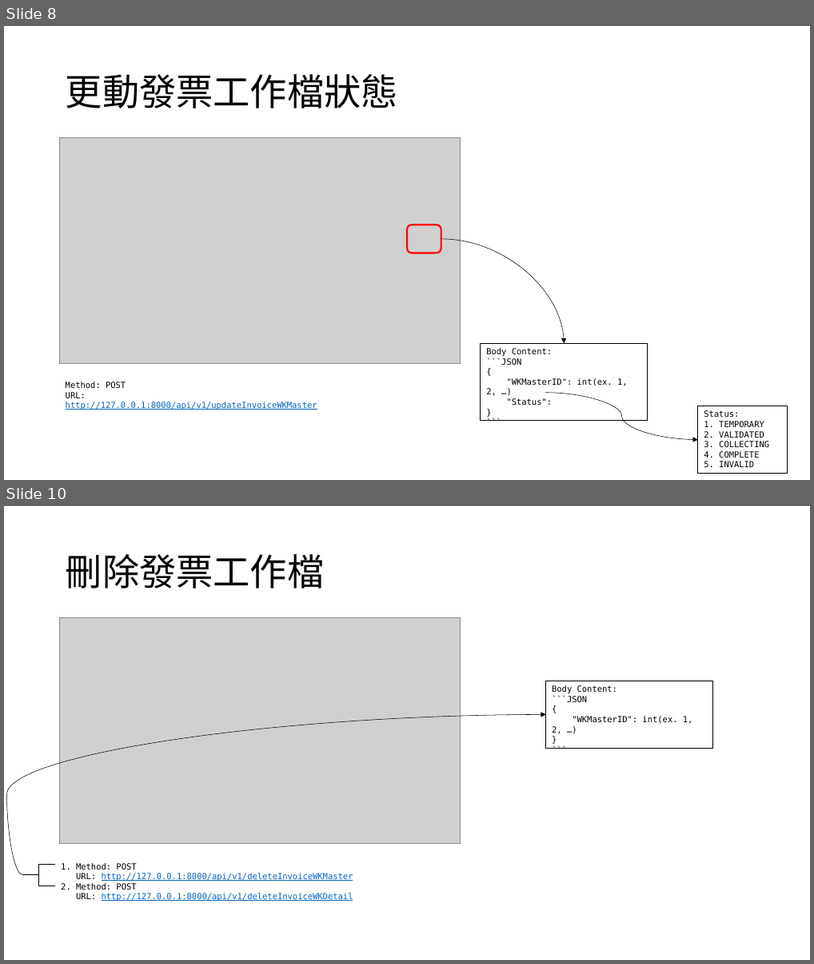
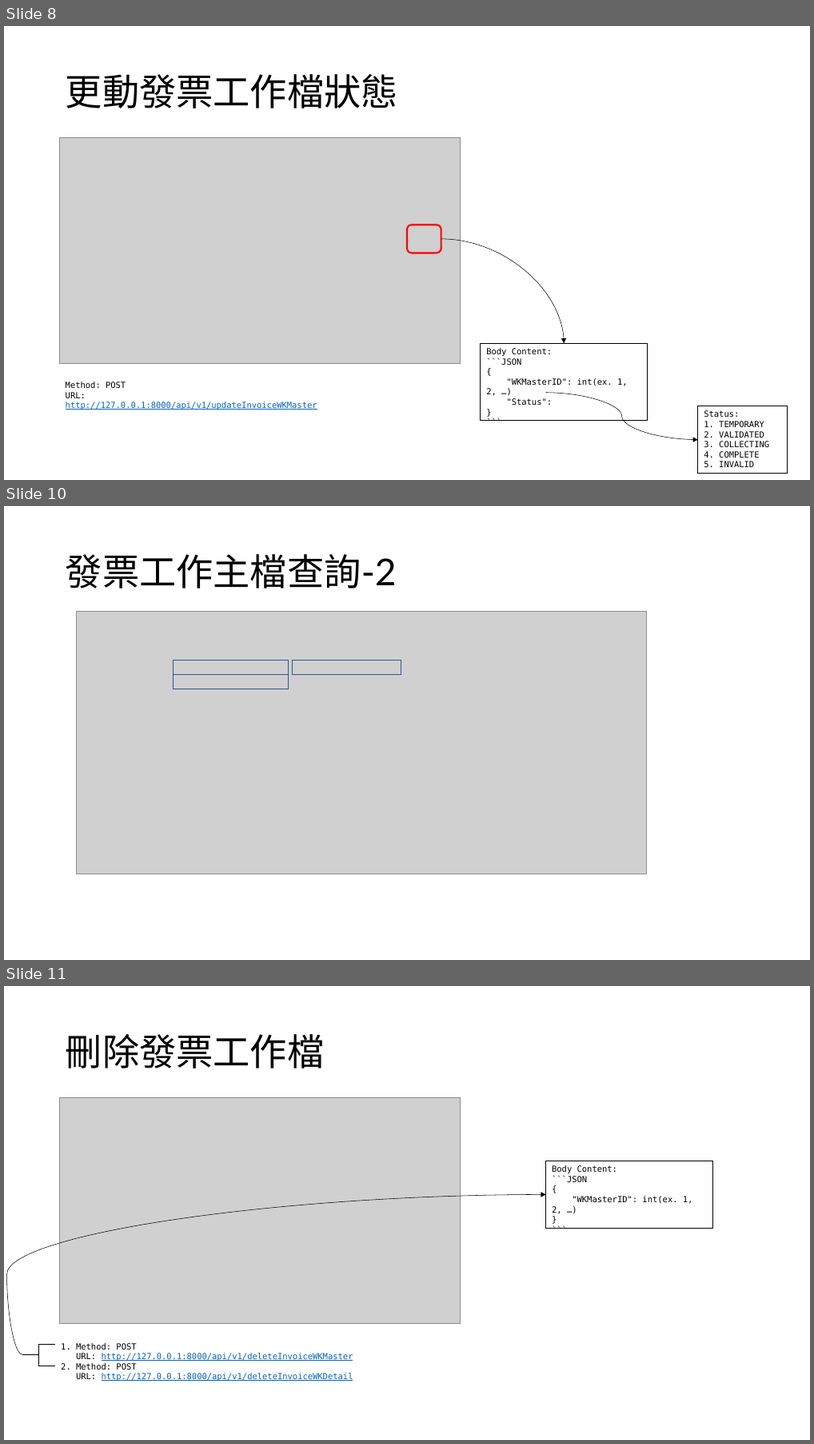
Before and after one commit to appletime81/cbp-sys-api, a slide deck: CBP專案/發票工作主檔&發票工作明細檔API.pptx. Shown one above the other, each under a label of ours: slides 8 and 10 before the commit, slides 8, 10 and 11 after it; the slides between them are not shown. The pictures are 814x964 and 814x1444 pixels, drawn with LibreOffice and Linux fonts; fonts in the diff are those of the drawing; grey boxes stand for pictures. Boxes give left, top, right and bottom in pixels: in the first picture for what was removed or moved away, otherwise in the second. Text is boxed around its words. In the diff, an @@ line names an element or a change of style, - is before the commit and + after.

```diff
--- a/CBP專案/發票工作主檔&發票工作明細檔API.pptx
+++ b/CBP專案/發票工作主檔&發票工作明細檔API.pptx
@@ slide 10 added at <box>4,506,810,960</box>, background #FFFFFF @@
@@ title added at <box>66,554,397,588</box>, 44 pt, text #000000 @@
+發票工作主檔查詢-2
@@ picture added at <box>77,612,647,875</box> @@
@@ rectangle added at <box>174,660,288,675</box>, outline #325491 0.3 pt @@
@@ rectangle added at <box>293,660,402,675</box>, outline #325491 0.3 pt @@
@@ rectangle added at <box>174,674,288,688</box>, outline #325491 0.3 pt @@
@@ what was slide 10 is now slide 11 @@
```
Also in this commit, not shown: 1 slide changed, 1 other file.
